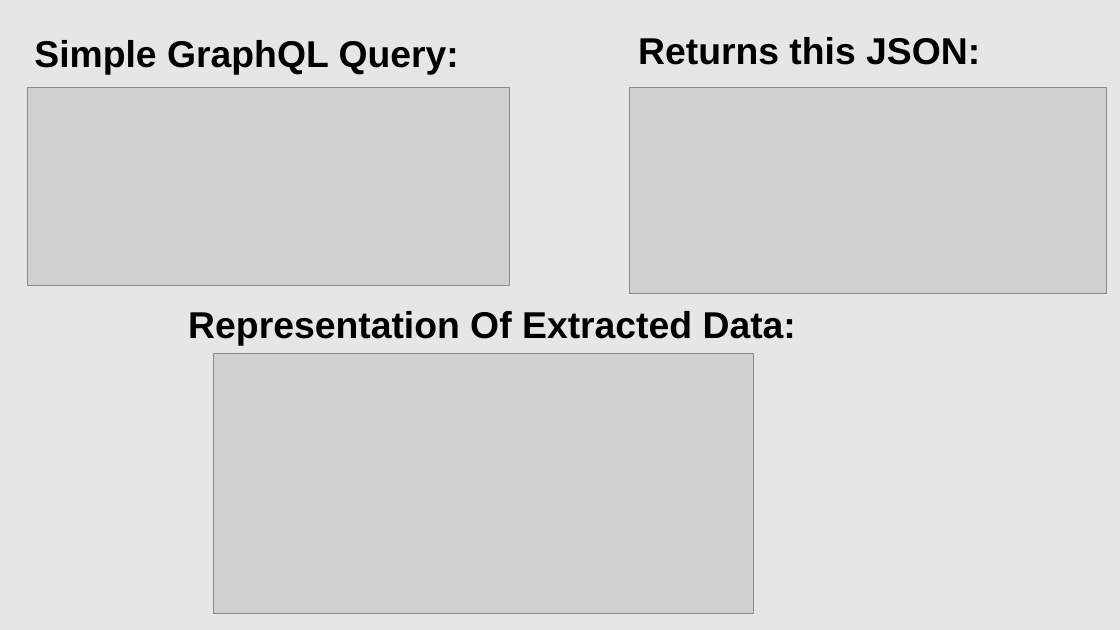
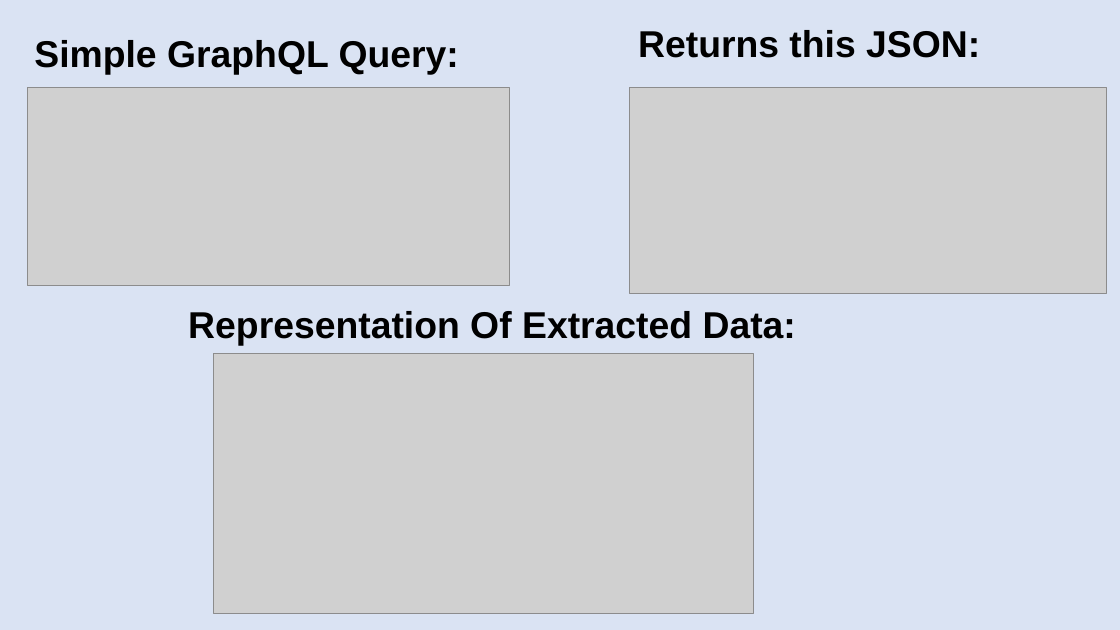
Before and after one commit to patelg123/graphql-presentation, a slide deck: slide 7 of current.pptx (slide 9 before the commit). Drawn at 1120x630 pixels with LibreOffice and Linux fonts; fonts in the diff are those of the drawing; grey boxes stand for pictures. Boxes give left, top, right and bottom in pixels: in the first picture for what was removed or moved away, otherwise in the second. Text is boxed around its words. In the diff, an @@ line names an element or a change of style, - is before the commit and + after.

```diff
--- a/current.pptx
+++ b/current.pptx
@@ background #E7E6E6 to #DAE3F3 @@
@@ text "Returns this JSON:": place and size @@
-text "Returns this JSON:" at <box>638,37,980,65</box>
+text "Returns this JSON:" at <box>638,30,980,58</box>
```
Also in this commit, not shown: 23 other slides changed, 9 slides added, 6 slides removed, 2 other files.
